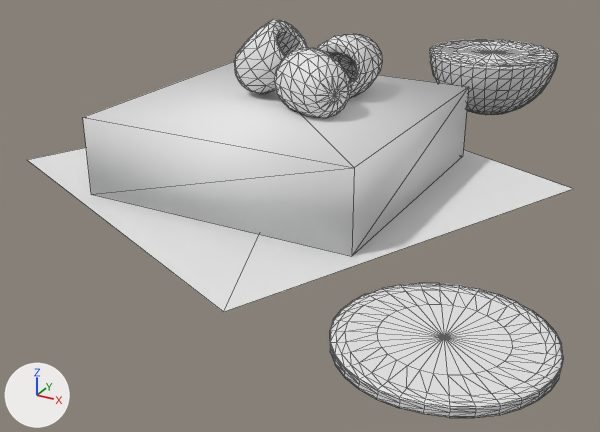
Renders of the FBX model Assets/_Assets/Textures/lemon cheese cake/lemon cheese cake.fbx from each side of a commit.
Rendered twice from a 50 mm camera at (0.0559, -0.045, 0.0075) aimed at (0.0294, 0.0032, -0.0166). Every picture has the same lights, and +X, +Y and +Z are marked at lower left. Mesh edges are drawn as thin lines. Where no turn or scale is listed for an object, it has been applied to the vertices.

Before the edit, the objects in view are built like this:
```python
ob_cake_low_cube_007 = bpy.data.objects.new('cake_low_Cube.007', me_cake_low_cube_007)
ob_cake_low_cube_007.location = (0.0, 0.0, 0.0)
ob_halflemon_low_sphere = bpy.data.objects.new('halflemon_low_Sphere', me_halflemon_low_sphere)
ob_halflemon_low_sphere.location = (0.0, 0.0, 0.0)
ob_napkin_low_plane = bpy.data.objects.new('napkin_low_Plane', me_napkin_low_plane)
ob_napkin_low_plane.location = (0.0, 0.0, 0.0)
ob_raspberry01_low_cube_002 = bpy.data.objects.new('raspberry01_low_Cube.002', me_raspberry01_low_cube_002)
ob_raspberry01_low_cube_002.location = (0.0, 0.0, 0.0)
ob_raspberry02_low_cube_005 = bpy.data.objects.new('raspberry02_low_Cube.005', me_raspberry02_low_cube_005)
ob_raspberry02_low_cube_005.location = (0.0, 0.0, 0.0)
ob_raspberry03_low_cube_006 = bpy.data.objects.new('raspberry03_low_Cube.006', me_raspberry03_low_cube_006)
ob_raspberry03_low_cube_006.location = (0.0, 0.0, 0.0)
ob_slicedlemon_low_sphere_001 = bpy.data.objects.new('slicedlemon_low_Sphere.001', me_slicedlemon_low_sphere_001)
ob_slicedlemon_low_sphere_001.location = (0.0, 0.0, 0.0)
```
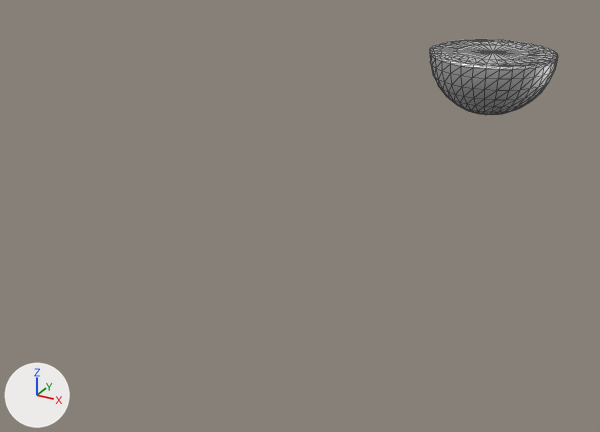
What differs and where, as boxes [x1, y1, x2, y2] in the pictures (600 x 432 px):
'cake_low_Cube.007', deleted: before [83, 61, 469, 256]
'slicedlemon_low_Sphere.001', deleted: before [330, 283, 563, 418]
'napkin_low_Plane', deleted: before [28, 148, 572, 312]
'halflemon_low_Sphere', surface changed: [430, 39, 558, 114] in both
'raspberry02_low_Cube.005', deleted: before [274, 47, 351, 118]
'raspberry03_low_Cube.006', deleted: before [234, 19, 308, 94]
'raspberry01_low_Cube.002', deleted: before [317, 34, 382, 98]

Patch to the scene script:
```diff
--- a/Assets/_Assets/Textures/lemon cheese cake/lemon cheese cake.fbx.py
+++ b/Assets/_Assets/Textures/lemon cheese cake/lemon cheese cake.fbx.py
@@ mat_none @@
 mat_none.roughness = 0.553
+mat_none.metallic = 1.0
@@ ob_raspberry01_low_cube_002 @@
-ob_raspberry01_low_cube_002 = bpy.data.objects.new('raspberry01_low_Cube.002', me_raspberry01_low_cube_002)
-ob_raspberry01_low_cube_002.location = (0.0, 0.0, 0.0)
@@ ob_napkin_low_plane @@
-ob_napkin_low_plane = bpy.data.objects.new('napkin_low_Plane', me_napkin_low_plane)
-ob_napkin_low_plane.location = (0.0, 0.0, 0.0)
@@ ob_cake_low_cube_007 @@
-ob_cake_low_cube_007 = bpy.data.objects.new('cake_low_Cube.007', me_cake_low_cube_007)
-ob_cake_low_cube_007.location = (0.0, 0.0, 0.0)
@@ ob_raspberry02_low_cube_005 @@
-ob_raspberry02_low_cube_005 = bpy.data.objects.new('raspberry02_low_Cube.005', me_raspberry02_low_cube_005)
-ob_raspberry02_low_cube_005.location = (0.0, 0.0, 0.0)
@@ ob_raspberry03_low_cube_006 @@
-ob_raspberry03_low_cube_006 = bpy.data.objects.new('raspberry03_low_Cube.006', me_raspberry03_low_cube_006)
-ob_raspberry03_low_cube_006.location = (0.0, 0.0, 0.0)
@@ ob_slicedlemon_low_sphere_001 @@
-ob_slicedlemon_low_sphere_001 = bpy.data.objects.new('slicedlemon_low_Sphere.001', me_slicedlemon_low_sphere_001)
-ob_slicedlemon_low_sphere_001.location = (0.0, 0.0, 0.0)
```
